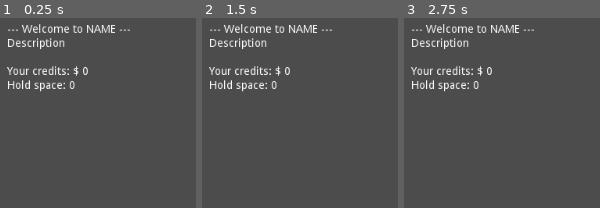
Above: before the commit, frames 1-3 (left to right).
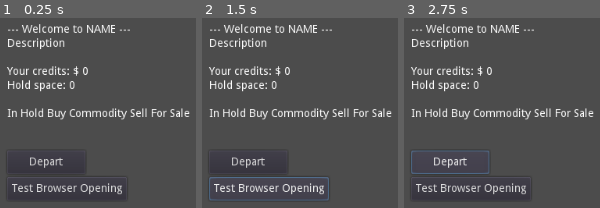
Above: after the commit, the same moments.

Repository: Dibujaron/DistantHorizonClient
Game: Godot game, scene res://TradeMenu.tscn
Two runs of this game, one before a commit and one after it. Both use one fixed random seed, a clock stepped at 60 frames per second and the inputs below. This scene is started directly instead of the project's main scene.
Inputs (mouse positions are in pixels of both pictures, inside the frame that each line leads up to):
- Up to frame 1 (0.25 s): no input
- Up to frame 2 (1.5 s): click (249, 162) at 0.5 s, where only the run after the commit has a clickable "Depart"; click (268, 189) at 1.25 s, where only the run after the commit has a clickable "Test Browser Opening"
- Up to frame 3 (2.75 s): click (451, 162) at 2 s, where only the run after the commit has a clickable "Depart"

The runs differ from the first frame. In frame 1, 3.3% of the frame differs, in the area x 3-97%, y 47-93%; in frame 2, 3.9%, in the area x 3-97%, y 47-96%; in frame 3, 3.9%.
Error after the commit: Attempt to call function 'get_node' in base 'null instance' on a null instance. (res://TradeMenu.gd:19)

Commit message:
Better trade menu

Diff:
--- /dev/null
+++ b/BuyFromStationButton.gd
@@ -0,0 +1,32 @@
+extends Button
+
+
+# Declare member variables here. Examples:
+# var a = 2
+# var b = "text"
+
+var commodity_identifying_name
+# Called when the node enters the scene tree for the first time.
+func _ready():
+	connect("pressed", self, "_buy_pressed") # Replace with function body.
+	hint_tooltip = "hold shift to buy 10, hold ctrl and shift to buy 100"
+
+func init(commodity_identifying_name):
+	self.commodity_identifying_name = commodity_identifying_name
+
+func _buy_pressed():
+	if(Input.is_action_pressed("ui_modifier_shift")):
+		if(Input.is_action_pressed("ui_modifier_ctrl")):
+			buy(100)
+		else:
+			buy(10)
+	else:
+		buy(1)
+
+func buy(desired_num):
+	var client = get_tree().get_root().get_node("Space").get_node("WebSocketClient")
+	client.purchase_from_station(commodity_identifying_name, desired_num)
+	update()
+# Called every frame. 'delta' is the elapsed time since the previous frame.
+#func _process(delta):
+#	pass
--- /dev/null
+++ b/BuyFromStationButton.tscn
@@ -0,0 +1,14 @@
+[gd_scene load_steps=3 format=2]
+
+[ext_resource path="res://sprites/arrow.png" type="Texture" id=1]
+[ext_resource path="res://BuyFromStationButton.gd" type="Script" id=2]
+
+[node name="Buy" type="Button"]
+margin_left = 90.0
+margin_right = 118.0
+margin_bottom = 68.0
+icon = ExtResource( 1 )
+script = ExtResource( 2 )
+__meta__ = {
+"_edit_use_anchors_": false
+}
--- /dev/null
+++ b/CommodityIconInfo.gd
@@ -0,0 +1,24 @@
+extends VBoxContainer
+
+
+# Declare member variables here. Examples:
+# var a = 2
+# var b = "text"
+
+
+# Called when the node enters the scene tree for the first time.
+func _ready():
+	pass # Replace with function body.
+
+func init(commodity_info):
+	var commodity_label = get_node("Commodity")
+	commodity_label.text = commodity_info["display_name"]
+	var commodity_price = get_node("Price")
+	var price_val = commodity_info["price"]
+	commodity_price.text = "$" + str(price_val)
+	var path = "res://sprites/items/" + commodity_info["identifying_name"] + ".png"
+	get_node("ImgContainer/ItemImg").texture = load(path)
+
+# Called every frame. 'delta' is the elapsed time since the previous frame.
+#func _process(delta):
+#	pass
--- /dev/null
+++ b/CommodityIconInfo.tscn
@@ -0,0 +1,47 @@
+[gd_scene load_steps=3 format=2]
+
+[ext_resource path="res://sprites/items/encrypted_data.png" type="Texture" id=1]
+[ext_resource path="res://CommodityIconInfo.gd" type="Script" id=2]
+
+[node name="CommodityBox" type="VBoxContainer"]
+margin_right = 83.0
+margin_bottom = 68.0
+grow_vertical = 2
+alignment = 1
+script = ExtResource( 2 )
+__meta__ = {
+"_edit_use_anchors_": false
+}
+
+[node name="ImgContainer" type="HBoxContainer" parent="."]
+margin_right = 83.0
+margin_bottom = 32.0
+alignment = 1
+
+[node name="ItemImg" type="TextureRect" parent="ImgContainer"]
+margin_left = 25.0
+margin_right = 57.0
+margin_bottom = 32.0
+rect_min_size = Vector2( 32, 32 )
+texture = ExtResource( 1 )
+expand = true
+__meta__ = {
+"_edit_use_anchors_": false
+}
+
+[node name="Commodity" type="Label" parent="."]
+margin_top = 36.0
+margin_right = 83.0
+margin_bottom = 50.0
+text = "COMMODITY"
+align = 1
+
+[node name="Price" type="Label" parent="."]
+margin_top = 54.0
+margin_right = 83.0
+margin_bottom = 68.0
+text = "$1"
+align = 1
+__meta__ = {
+"_edit_use_anchors_": false
+}
--- a/CommodityMenu.gd
+++ b/CommodityMenu.gd
@@ -22,9 +22,11 @@
 	self.commodity_display_name = commodity_info["display_name"]
 	self.commodity_identifying_name = commodity_info["identifying_name"]
 	if not initialized:
-		print("has not beein initialized before")
+		print("has not been initialized before")
 		get_node("HBoxContainer/Buy").connect("pressed", self, "_buy_pressed")
 		get_node("HBoxContainer/Sell").connect("pressed", self, "_sell_pressed")
+		var path = "res://sprites/items/" + self.commodity_identifying_name + ".png"
+		get_node("HBoxContainer/CommodityBox/ImgContainer/ItemImg").texture = load(path)
 	initialized = true
 	draw()
 
@@ -43,7 +45,7 @@
 	var commodity_label = commodity_box.get_node("Commodity")
 	commodity_label.text = commodity_display_name
 	var commodity_price = commodity_box.get_node("Price")
-	var price_val = commodity_info["buy_price"]
+	var price_val = commodity_info["price"]
 	commodity_price.text = "$" + str(price_val)
 
 	var for_sale_ct = hbox.get_node("ForSaleCt")
--- a/CommodityMenu.tscn
+++ b/CommodityMenu.tscn
@@ -1,71 +1,54 @@
-[gd_scene load_steps=4 format=2]
+[gd_scene load_steps=5 format=2]
 
 [ext_resource path="res://CommodityMenu.gd" type="Script" id=1]
-[ext_resource path="res://sprites/arrow.png" type="Texture" id=2]
+[ext_resource path="res://BuyFromStationButton.tscn" type="PackedScene" id=2]
 [ext_resource path="res://sprites/arrow_right.png" type="Texture" id=3]
+[ext_resource path="res://CommodityIconInfo.tscn" type="PackedScene" id=4]
 
 [node name="CommodityMenu" type="MarginContainer"]
-margin_right = 500.0
-margin_bottom = 20.0
+margin_right = 536.0
+margin_bottom = 68.0
+rect_min_size = Vector2( 0, 20 )
 script = ExtResource( 1 )
 __meta__ = {
 "_edit_use_anchors_": false
 }
 
 [node name="HBoxContainer" type="HBoxContainer" parent="."]
-margin_right = 387.0
-margin_bottom = 32.0
+margin_right = 536.0
+margin_bottom = 68.0
 custom_constants/separation = 50
 alignment = 1
 
 [node name="InHoldCt" type="Label" parent="HBoxContainer"]
-margin_top = 9.0
-margin_right = 24.0
-margin_bottom = 23.0
+margin_top = 27.0
+margin_right = 40.0
+margin_bottom = 41.0
+rect_min_size = Vector2( 40, 0 )
 text = "100"
+align = 2
 __meta__ = {
 "_edit_use_anchors_": false
 }
 
-[node name="Buy" type="Button" parent="HBoxContainer"]
-margin_left = 74.0
-margin_right = 102.0
-margin_bottom = 32.0
-icon = ExtResource( 2 )
+[node name="Buy" parent="HBoxContainer" instance=ExtResource( 2 )]
+
+[node name="CommodityBox" parent="HBoxContainer" instance=ExtResource( 4 )]
+
+[node name="Sell" type="Button" parent="HBoxContainer"]
+margin_left = 418.0
+margin_right = 446.0
+margin_bottom = 68.0
+icon = ExtResource( 3 )
+
+[node name="ForSaleCt" type="Label" parent="HBoxContainer"]
+margin_left = 496.0
+margin_top = 27.0
+margin_right = 536.0
+margin_bottom = 41.0
+rect_min_size = Vector2( 40, 0 )
+text = "100"
+align = 2
 __meta__ = {
 "_edit_use_anchors_": false
 }
-
-[node name="CommodityBox" type="VBoxContainer" parent="HBoxContainer"]
-margin_left = 152.0
-margin_right = 235.0
-margin_bottom = 32.0
-alignment = 1
-
-[node name="Commodity" type="Label" parent="HBoxContainer/CommodityBox"]
-margin_right = 83.0
-margin_bottom = 14.0
-text = "COMMODITY"
-
-[node name="Price" type="Label" parent="HBoxContainer/CommodityBox"]
-margin_top = 18.0
-margin_right = 83.0
-margin_bottom = 32.0
-text = "$1"
-align = 1
-
-[node name="Sell" type="Button" parent="HBoxContainer"]
-margin_left = 285.0
-margin_right = 313.0
-margin_bottom = 32.0
-icon = ExtResource( 3 )
-
-[node name="ForSaleCt" type="Label" parent="HBoxContainer"]
-margin_left = 363.0
-margin_top = 9.0
-margin_right = 387.0
-margin_bottom = 23.0
-text = "100"
-__meta__ = {
-"_edit_use_anchors_": false
-}
--- /dev/null
+++ b/ItemSprite.tscn
@@ -0,0 +1,82 @@
+[gd_scene load_steps=15 format=2]
+
+[ext_resource path="res://sprites/items/food.png" type="Texture" id=1]
+[ext_resource path="res://sprites/items/copper.png" type="Texture" id=2]
+[ext_resource path="res://sprites/items/thorium_b.png" type="Texture" id=3]
+[ext_resource path="res://sprites/items/munitions.png" type="Texture" id=4]
+[ext_resource path="res://sprites/items/rush.png" type="Texture" id=5]
+[ext_resource path="res://sprites/items/encrypted_data.png" type="Texture" id=6]
+[ext_resource path="res://sprites/items/hydrogen.png" type="Texture" id=7]
+[ext_resource path="res://sprites/items/luxuries.png" type="Texture" id=8]
+[ext_resource path="res://sprites/items/thorium.png" type="Texture" id=9]
+[ext_resource path="res://sprites/items/iron.png" type="Texture" id=10]
+[ext_resource path="res://sprites/items/biological_cells.png" type="Texture" id=11]
+[ext_resource path="res://sprites/items/superconductor.png" type="Texture" id=12]
+[ext_resource path="res://sprites/items/machinery.png" type="Texture" id=13]
+
+[sub_resource type="SpriteFrames" id=1]
+animations = [ {
+"frames": [ ExtResource( 4 ) ],
+"loop": true,
+"name": "munitions",
+"speed": 5.0
+}, {
+"frames": [ ExtResource( 5 ) ],
+"loop": true,
+"name": "rush",
+"speed": 5.0
+}, {
+"frames": [ ExtResource( 12 ) ],
+"loop": true,
+"name": "superconductor",
+"speed": 5.0
+}, {
+"frames": [ ExtResource( 9 ), ExtResource( 9 ), ExtResource( 3 ) ],
+"loop": true,
+"name": "thorium",
+"speed": 1.0
+}, {
+"frames": [ ExtResource( 11 ) ],
+"loop": true,
+"name": "biological_cells",
+"speed": 5.0
+}, {
+"frames": [ ExtResource( 1 ) ],
+"loop": true,
+"name": "food",
+"speed": 5.0
+}, {
+"frames": [ ExtResource( 8 ) ],
+"loop": true,
+"name": "luxuries",
+"speed": 5.0
+}, {
+"frames": [ ExtResource( 6 ) ],
+"loop": true,
+"name": "encrypted_data",
+"speed": 5.0
+}, {
+"frames": [ ExtResource( 2 ) ],
+"loop": true,
+"name": "copper_ore",
+"speed": 5.0
+}, {
+"frames": [ ExtResource( 10 ) ],
+"loop": true,
+"name": "iron_ore",
+"speed": 5.0
+}, {
+"frames": [ ExtResource( 7 ) ],
+"loop": true,
+"name": "hydrogen",
+"speed": 5.0
+}, {
+"frames": [ ExtResource( 13 ) ],
+"loop": true,
+"name": "machinery",
+"speed": 5.0
+} ]
+
+[node name="ItemSprite" type="AnimatedSprite"]
+frames = SubResource( 1 )
+animation = "thorium"
--- a/PlayerPilot.gd
+++ b/PlayerPilot.gd
@@ -91,8 +91,10 @@
 	if Input.is_action_just_pressed("ui_dock"):
 		print("attempting dock.")
 		var dict = {}
-		dict["message_type"] = "dock_or_undock"
+		dict["message_type"] = "dock"
 		socket_client.send_message(JSON.print(dict))
+	if Input.is_action_just_pressed("ui_undock"):
+		socket_client.undock()
 
 func zoom_in():
 	var camera = $Camera2D
--- /dev/null
+++ b/SellToStationButton.gd
@@ -0,0 +1,32 @@
+extends Button
+
+
+# Declare member variables here. Examples:
+# var a = 2
+# var b = "text"
+
+var commodity_identifying_name
+# Called when the node enters the scene tree for the first time.
+func _ready():
+	connect("pressed", self, "_sell_pressed") # Replace with function body.
+	hint_tooltip = "hold shift to sell 10, hold ctrl and shift to sell 100"
+
+func init(commodity_identifying_name):
+	self.commodity_identifying_name = commodity_identifying_name
+
+func _sell_pressed():
+	if(Input.is_action_pressed("ui_modifier_shift")):
+		if(Input.is_action_pressed("ui_modifier_ctrl")):
+			sell(100)
+		else:
+			sell(10)
+	else:
+		sell(1)
+
+func sell(desired_num):
+	var client = get_tree().get_root().get_node("Space").get_node("WebSocketClient")
+	client.sell_to_station(commodity_identifying_name, desired_num)
+	update()
+# Called every frame. 'delta' is the elapsed time since the previous frame.
+#func _process(delta):
+#	pass
--- /dev/null
+++ b/SellToStationButton.tscn
@@ -0,0 +1,14 @@
+[gd_scene load_steps=3 format=2]
+
+[ext_resource path="res://sprites/arrow_right.png" type="Texture" id=1]
+[ext_resource path="res://SellToStationButton.gd" type="Script" id=2]
+
+[node name="Sell" type="Button"]
+margin_left = 418.0
+margin_right = 446.0
+margin_bottom = 68.0
+icon = ExtResource( 1 )
+script = ExtResource( 2 )
+__meta__ = {
+"_edit_use_anchors_": false
+}
--- /dev/null
+++ b/TestBrowserButton.gd
@@ -0,0 +1,18 @@
+extends Button
+
+
+# Declare member variables here. Examples:
+# var a = 2
+# var b = "text"
+
+
+# Called when the node enters the scene tree for the first time.
+func _ready():
+	connect("pressed", self, "_pressed") # Replace with function body. # Replace with function body. # Replace with function body.
+
+func _pressed():
+	print("pressed browser button")
+	OS.shell_open("https://www.w3schools.com")
+# Called every frame. 'delta' is the elapsed time since the previous frame.
+#func _process(delta):
+#	pass
--- a/TradeMenu.gd
+++ b/TradeMenu.gd
@@ -12,7 +12,12 @@
 var commodity_menu_count
 # Called when the node enters the scene tree for the first time.
 func _ready():
-	pass # Replace with function body.
+	var depart_button = get_node("HBoxContainer/VBoxContainer/DepartButton")
+	depart_button.connect("pressed", self, "_depart_pressed") # Replace with function body. # Replace with function body.
+	depart_button.hint_tooltip = "hotkey: [Esc]"
+func _depart_pressed():
+	var client = get_tree().get_root().get_node("Space").get_node("WebSocketClient")
+	client.undock()
 
 func init(json):
 	self.player_balance = json["player_balance"]
@@ -22,42 +27,63 @@
 	self.station_display_name = station_info["display_name"]
 	self.station_desc = station_info["description"]
 
-	commodity_menu_count = 0
 	for commodity_info in station_info["commodity_stores"]:
-		var buy_price = commodity_info["buy_price"]
-		if (buy_price < 9999):
+		var price = commodity_info["price"]
+		if price > 0:
 			instantiate_commodity_menu(commodity_info, hold_contents)
-
-	for commodity_info in station_info["commodity_stores"]:
-		var sell_price = commodity_info["sell_price"]
-		if sell_price > 0:
-			instantiate_commodity_menu(commodity_info, hold_contents)
-	update()
-
-func instantiate_buy_menu(commodity_info, hold_contents):
-	pass
-
-func instantiate_commodity_menu(commodity_info, hold_contents):
-	var menu_scene = load("res://CommodityMenu.tscn")
-	var vbox = get_node("HBoxContainer/VBoxContainer")
-	if commodity_menu_count > 5:
-		vbox = get_node("HBoxContainer/VBoxContainer2")
-	var menu_name = commodity_info["identifying_name"] + "Menu"
-	var menu_for_commodity = vbox.get_node(menu_name)
-	if not menu_for_commodity:
-		menu_for_commodity = menu_scene.instance()
-		menu_for_commodity.set_name(menu_name)
-		vbox.add_child(menu_for_commodity)
-	commodity_menu_count += 1
-	menu_for_commodity.init(self, commodity_info, hold_contents)
-
-func update():
-	draw()
-
-func draw():
 	get_node("HBoxContainer/VBoxContainer/PlayerBalance/CreditsBox").text = str(player_balance)
 	get_node("HBoxContainer/VBoxContainer/PlayerHoldSpace/HoldSpaceBox").text = str(ship_hold_space)
 	get_node("HBoxContainer/VBoxContainer/HeaderLabel/StationName").text = station_display_name
 	get_node("HBoxContainer/VBoxContainer/DescLabel/StationDesc").text = station_desc
-#func _process(delta):
-#	pass
+
+func instantiate_commodity_menu(commodity_info, hold_contents):
+	var commodity_columns = get_node("HBoxContainer/VBoxContainer/CommodityColumns")
+	commodity_columns.add_constant_override("separation", 30)
+	for child in commodity_columns.get_children():
+		child.add_constant_override("separation", 10)
+
+	var commodity_identifying_name = commodity_info["identifying_name"]
+
+	var itemIcon = commodity_columns.get_node("ItemCol/" + commodity_identifying_name)
+	if itemIcon == null:
+		itemIcon = load("res://CommodityIconInfo.tscn").instance()
+		itemIcon.set_name(commodity_identifying_name)
+		commodity_columns.get_node("ItemCol").add_child(itemIcon)
+	itemIcon.init(commodity_info)
+	var itemIconHeight = itemIcon.rect_size.y
+	var inHoldCtBox = commodity_columns.get_node("OnShipCol/" + commodity_identifying_name)
+	if inHoldCtBox == null:
+		inHoldCtBox = Label.new()
+		inHoldCtBox.rect_min_size = Vector2(0, itemIconHeight)
+		inHoldCtBox.set_name(commodity_identifying_name)
+		inHoldCtBox.valign = Label.ALIGN_CENTER
+		inHoldCtBox.align = Label.ALIGN_RIGHT
+		commodity_columns.get_node("OnShipCol").add_child(inHoldCtBox)
+	var quantity_in_hold = hold_contents[commodity_identifying_name]
+	inHoldCtBox.text = str(quantity_in_hold)
+
+	var buyButton = commodity_columns.get_node("BuyCol/" + commodity_identifying_name)
+	if buyButton == null:
+		buyButton = load("res://BuyFromStationButton.tscn").instance()
+		buyButton.set_name(commodity_identifying_name)
+		buyButton.rect_min_size = Vector2(0, itemIconHeight)
+		commodity_columns.get_node("BuyCol").add_child(buyButton)
+	buyButton.init(commodity_identifying_name)
+
+	var sellButton = commodity_columns.get_node("SellCol/" + commodity_identifying_name)
+	if sellButton == null:
+		sellButton = load("res://SellToStationButton.tscn").instance()
+		sellButton.set_name(commodity_identifying_name)
+		sellButton.rect_min_size = Vector2(0, itemIconHeight)
+		commodity_columns.get_node("SellCol").add_child(sellButton)
+	sellButton.init(commodity_identifying_name)
+
+	var onStationCtBox = commodity_columns.get_node("OnStationCol/" + commodity_identifying_name)
+	if onStationCtBox == null:
+		onStationCtBox = Label.new()
+		onStationCtBox.rect_min_size = Vector2(0, itemIconHeight)
+		onStationCtBox.set_name(commodity_identifying_name)
+		onStationCtBox.valign = Label.ALIGN_CENTER
+		onStationCtBox.align = Label.ALIGN_RIGHT
+		commodity_columns.get_node("OnStationCol").add_child(onStationCtBox)
+	onStationCtBox.text = str(commodity_info["quantity_available"])
--- a/TradeMenu.tscn
+++ b/TradeMenu.tscn
@@ -1,5 +1,6 @@
-[gd_scene load_steps=2 format=2]
+[gd_scene load_steps=3 format=2]
 
+[ext_resource path="res://TestBrowserButton.gd" type="Script" id=1]
 [ext_resource path="res://TradeMenu.gd" type="Script" id=2]
 
 [node name="TradeMenu" type="MarginContainer"]
@@ -13,15 +14,15 @@
 }
 
 [node name="HBoxContainer" type="HBoxContainer" parent="."]
-margin_right = 162.0
-margin_bottom = 86.0
+margin_right = 234.0
+margin_bottom = 226.0
 
 [node name="VBoxContainer" type="VBoxContainer" parent="HBoxContainer"]
-margin_right = 158.0
-margin_bottom = 86.0
+margin_right = 234.0
+margin_bottom = 226.0
 
 [node name="HeaderLabel" type="HBoxContainer" parent="HBoxContainer/VBoxContainer"]
-margin_right = 158.0
+margin_right = 234.0
 margin_bottom = 14.0
 
 [node name="Welcome to" type="Label" parent="HBoxContainer/VBoxContainer/HeaderLabel"]
@@ -43,7 +44,7 @@
 
 [node name="DescLabel" type="HBoxContainer" parent="HBoxContainer/VBoxContainer"]
 margin_top = 18.0
-margin_right = 158.0
+margin_right = 234.0
 margin_bottom = 32.0
 
 [node name="StationDesc" type="Label" parent="HBoxContainer/VBoxContainer/DescLabel"]
@@ -53,12 +54,12 @@
 
 [node name="Spacer" type="Label" parent="HBoxContainer/VBoxContainer"]
 margin_top = 36.0
-margin_right = 158.0
+margin_right = 234.0
 margin_bottom = 50.0
 
 [node name="PlayerBalance" type="HBoxContainer" parent="HBoxContainer/VBoxContainer"]
 margin_top = 54.0
-margin_right = 158.0
+margin_right = 234.0
 margin_bottom = 68.0
 
 [node name="Your Balance" type="Label" parent="HBoxContainer/VBoxContainer/PlayerBalance"]
@@ -74,7 +75,7 @@
 
 [node name="PlayerHoldSpace" type="HBoxContainer" parent="HBoxContainer/VBoxContainer"]
 margin_top = 72.0
-margin_right = 158.0
+margin_right = 234.0
 margin_bottom = 86.0
 
 [node name="Hold space" type="Label" parent="HBoxContainer/VBoxContainer/PlayerHoldSpace"]
@@ -88,7 +89,91 @@
 margin_bottom = 14.0
 text = "0"
 
-[node name="VBoxContainer2" type="VBoxContainer" parent="HBoxContainer"]
-margin_left = 162.0
-margin_right = 162.0
-margin_bottom = 86.0
+[node name="Spacer2" type="Label" parent="HBoxContainer/VBoxContainer"]
+margin_top = 90.0
+margin_right = 234.0
+margin_bottom = 104.0
+
+[node name="CommodityColumns" type="HBoxContainer" parent="HBoxContainer/VBoxContainer"]
+margin_top = 108.0
+margin_right = 234.0
+margin_bottom = 122.0
+
+[node name="OnShipCol" type="VBoxContainer" parent="HBoxContainer/VBoxContainer/CommodityColumns"]
+margin_right = 47.0
+margin_bottom = 14.0
+alignment = 2
+
+[node name="Label" type="Label" parent="HBoxContainer/VBoxContainer/CommodityColumns/OnShipCol"]
+margin_right = 47.0
+margin_bottom = 14.0
+text = "In Hold"
+
+[node name="BuyCol" type="VBoxContainer" parent="HBoxContainer/VBoxContainer/CommodityColumns"]
+margin_left = 51.0
+margin_right = 75.0
+margin_bottom = 14.0
+
+[node name="Label" type="Label" parent="HBoxContainer/VBoxContainer/CommodityColumns/BuyCol"]
+margin_right = 24.0
+margin_bottom = 14.0
+text = "Buy"
+
+[node name="ItemCol" type="VBoxContainer" parent="HBoxContainer/VBoxContainer/CommodityColumns"]
+margin_left = 79.0
+margin_right = 153.0
+margin_bottom = 14.0
+
+[node name="Label" type="Label" parent="HBoxContainer/VBoxContainer/CommodityColumns/ItemCol"]
+margin_right = 74.0
+margin_bottom = 14.0
+text = "Commodity"
+align = 1
+
+[node name="SellCol" type="VBoxContainer" parent="HBoxContainer/VBoxContainer/CommodityColumns"]
+margin_left = 157.0
+margin_right = 180.0
+margin_bottom = 14.0
+
+[node name="Label" type="Label" parent="HBoxContainer/VBoxContainer/CommodityColumns/SellCol"]
+margin_right = 23.0
+margin_bottom = 14.0
+text = "Sell"
+
+[node name="OnStationCol" type="VBoxContainer" parent="HBoxContainer/VBoxContainer/CommodityColumns"]
+margin_left = 184.0
+margin_right = 234.0
+margin_bottom = 14.0
+alignment = 2
+
+[node name="Label" type="Label" parent="HBoxContainer/VBoxContainer/CommodityColumns/OnStationCol"]
+margin_right = 50.0
+margin_bottom = 14.0
+text = "For Sale"
+
+[node name="Spacer3" type="Label" parent="HBoxContainer/VBoxContainer"]
+margin_top = 126.0
+margin_right = 234.0
+margin_bottom = 140.0
+
+[node name="Spacer4" type="Label" parent="HBoxContainer/VBoxContainer"]
+margin_top = 144.0
+margin_right = 234.0
+margin_bottom = 158.0
+
+[node name="DepartButton" type="Button" parent="HBoxContainer/VBoxContainer"]
+margin_top = 162.0
+margin_right = 100.0
+margin_bottom = 192.0
+rect_min_size = Vector2( 100, 30 )
+size_flags_horizontal = 0
+text = "Depart"
+
+[node name="TestBrowserButton" type="Button" parent="HBoxContainer/VBoxContainer"]
+margin_top = 196.0
+margin_right = 153.0
+margin_bottom = 226.0
+rect_min_size = Vector2( 100, 30 )
+size_flags_horizontal = 0
+text = "Test Browser Opening"
+script = ExtResource( 1 )
--- a/WebSocketClient.gd
+++ b/WebSocketClient.gd
@@ -68,6 +68,11 @@
 	dict["quantity"] = quantity
 	send_message(JSON.print(dict))
 
+func undock():
+	var dict = {}
+	dict["message_type"] = "undock"
+	send_message(JSON.print(dict))
+
 func send_message(message):
 	var err = _client.get_peer(1).put_packet(str(message).to_utf8())
 
--- a/project.godot
+++ b/project.godot
@@ -131,6 +131,21 @@
 "events": [ Object(InputEventKey,"resource_local_to_scene":false,"resource_name":"","device":0,"alt":false,"shift":false,"control":false,"meta":false,"command":false,"pressed":false,"scancode":16777237,"unicode":0,"echo":false,"script":null)
  ]
 }
+ui_modifier_shift={
+"deadzone": 0.5,
+"events": [ Object(InputEventKey,"resource_local_to_scene":false,"resource_name":"","device":0,"alt":false,"shift":false,"control":false,"meta":false,"command":false,"pressed":false,"scancode":16777237,"unicode":0,"echo":false,"script":null)
+ ]
+}
+ui_modifier_ctrl={
+"deadzone": 0.5,
+"events": [ Object(InputEventKey,"resource_local_to_scene":false,"resource_name":"","device":0,"alt":false,"shift":false,"control":false,"meta":false,"command":false,"pressed":false,"scancode":16777238,"unicode":0,"echo":false,"script":null)
+ ]
+}
+ui_undock={
+"deadzone": 0.5,
+"events": [ Object(InputEventKey,"resource_local_to_scene":false,"resource_name":"","device":0,"alt":false,"shift":false,"control":false,"meta":false,"command":false,"pressed":false,"scancode":16777217,"unicode":0,"echo":false,"script":null)
+ ]
+}
 
 [physics]
 
Binary file added: logo.png
Not shown, added: logo.png.import
Binary file added: sprites/background/background_flattened.png
Not shown, added: sprites/background/background_flattened.png.import
Binary file added: sprites/items/biological_cells.png
Not shown, added: sprites/items/biological_cells.png.import
Not shown, added: sprites/items/copper.png.import
Binary file added: sprites/items/copper_ore.png
Not shown, added: sprites/items/copper_ore.png.import
Binary file added: sprites/items/encrypted_data.png
Not shown, added: sprites/items/encrypted_data.png.import
Binary file removed: sprites/items/error.png
(and 23 more such lines)
